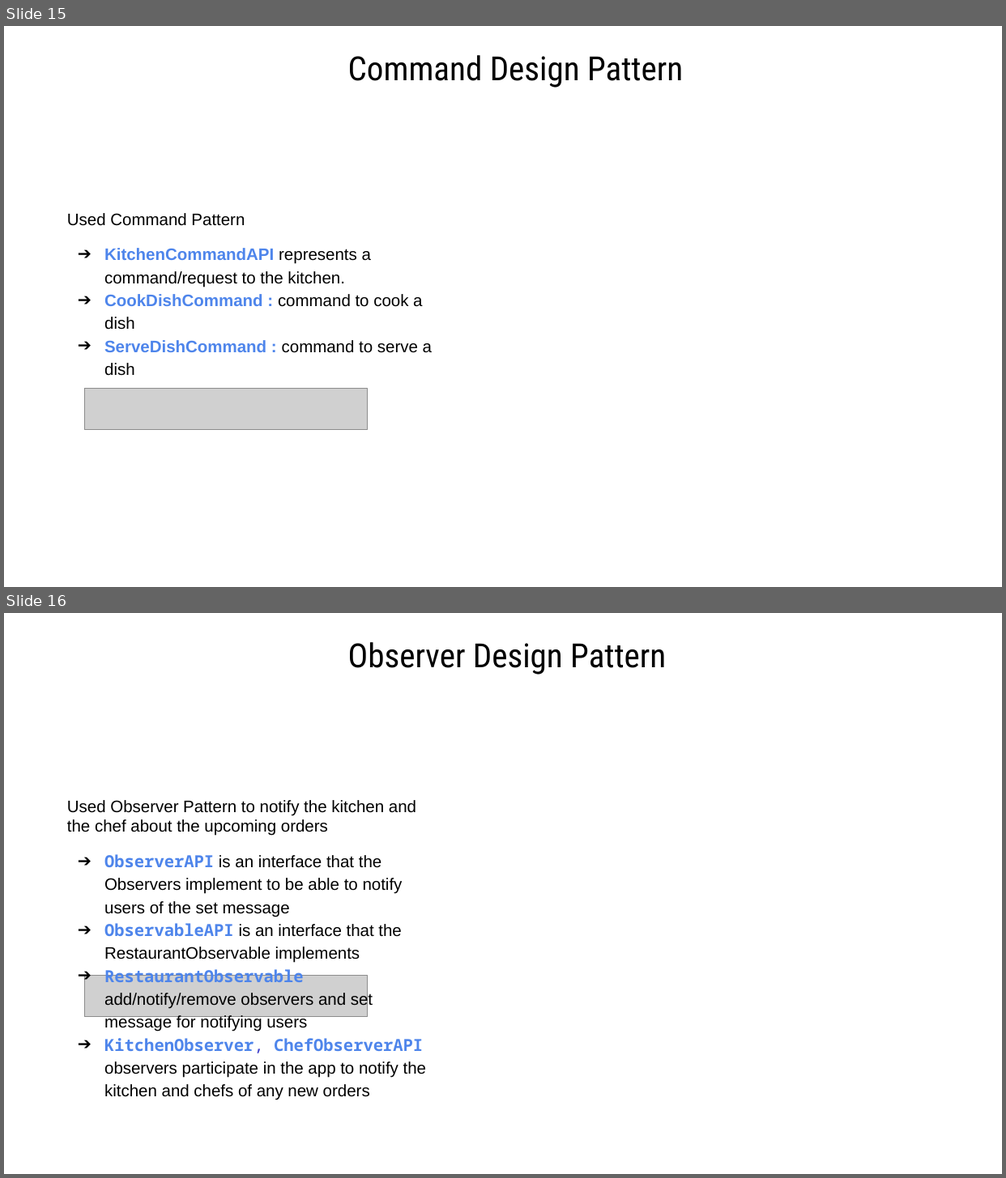
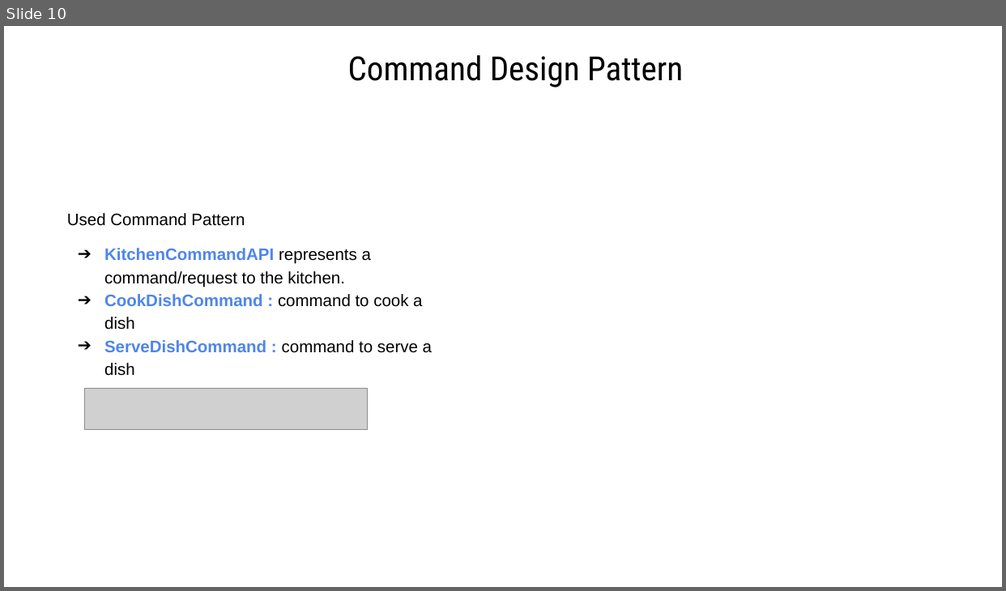
Before and after one commit to varun07neu/CSYE_7374_Project, a slide deck: RestaurantManagement.pptx. Shown one above the other, each under a label of ours: slides 15 and 16 before the commit, slide 10 after it. The pictures are 1006x1178 and 1006x591 pixels, drawn with LibreOffice and Linux fonts; fonts in the diff are those of the drawing; grey boxes stand for pictures; background and template pictures are left out. Boxes give left, top, right and bottom in pixels: in the first picture for what was removed or moved away, otherwise in the second. Text is boxed around its words. In the diff, an @@ line names an element or a change of style, - is before the commit and + after.

```diff
--- a/RestaurantManagement.pptx
+++ b/RestaurantManagement.pptx
@@ slide 16 removed at (x1=4, y1=613, x2=1002, y2=1174), background picture (left out) @@
@@ text removed at (x1=348, y1=642, x2=666, y2=675) @@
-Observer Design Pattern
@@ text removed at (x1=67, y1=800, x2=426, y2=1101) @@
-Used Observer Pattern to notify the kitchen and the chef about the upcoming orders
-➔ ObserverAPI is an interface that the Observers implement to be able to notify users of the set message
-➔ ObservableAPI is an interface that the RestaurantObservable implements
-➔ RestaurantObservable add/notify/remove observers and set message for notifying users
-➔ KitchenObserver, ChefObserverAPI observers participate in the app to notify the kitchen and chefs of any new orders
@@ text removed at (x1=244, y1=879, x2=274, y2=890) @@
-fesf
@@ picture removed at (x1=85, y1=975, x2=368, y2=1017) @@
@@ what was slide 15 is now slide 10 @@
```
Also in this commit, not shown: 2 slides changed.
